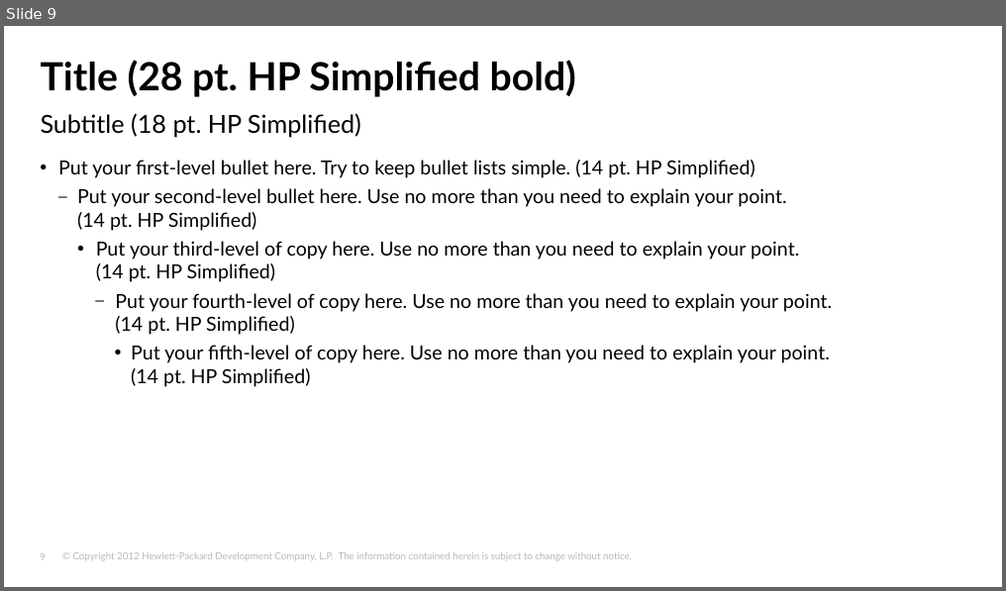
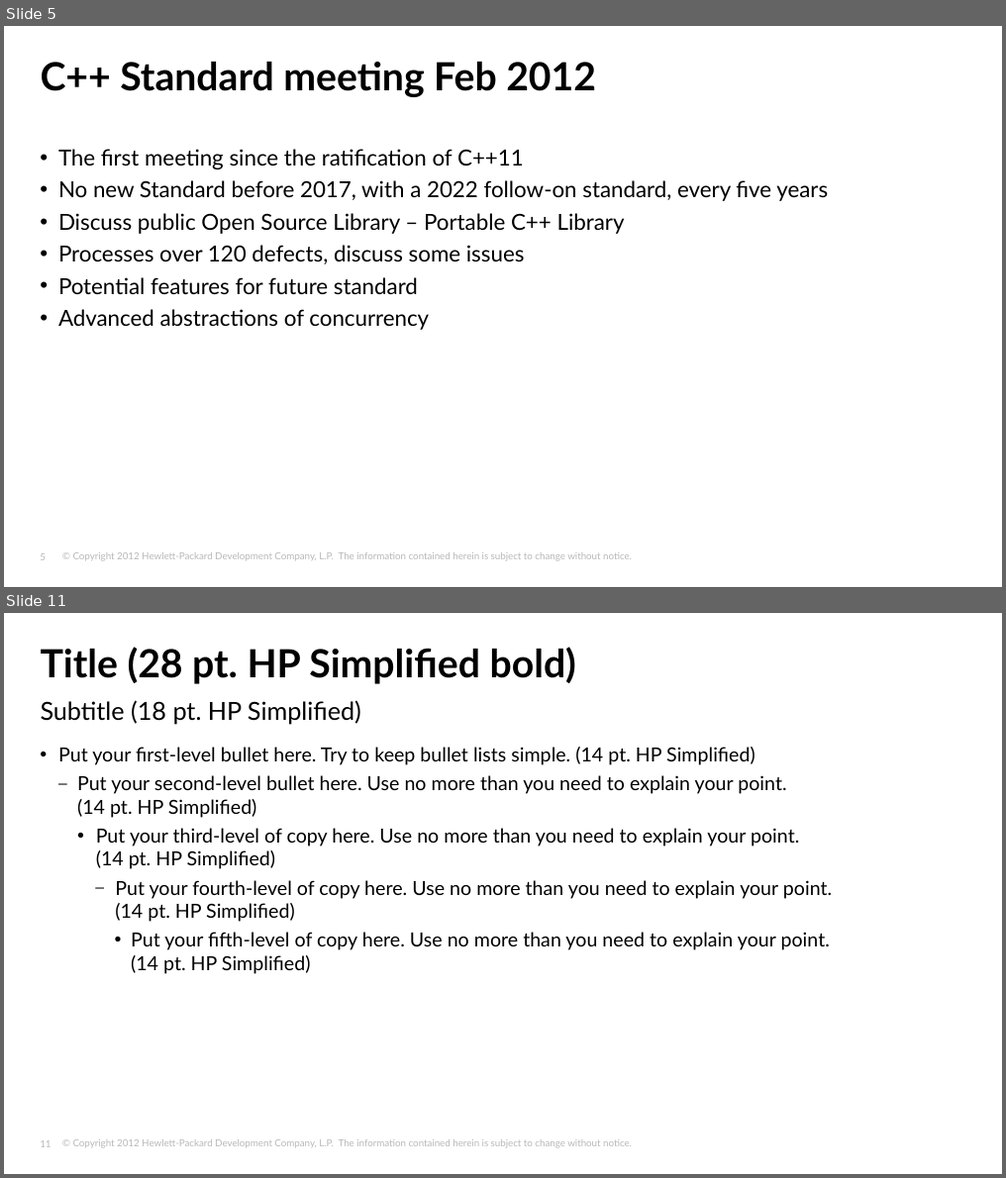
Before and after one commit to tjliupeng/CPP11, a slide deck: C++11.pptx. Shown one above the other, each under a label of ours: slide 9 before the commit, slides 5 and 11 after it; the slides between them are not shown. The pictures are 1006x591 and 1006x1178 pixels, drawn with LibreOffice and Linux fonts; fonts in the diff are those of the drawing; background and template pictures are left out. Boxes give left, top, right and bottom in pixels: in the first picture for what was removed or moved away, otherwise in the second. Text is boxed around its words. In the diff, an @@ line names an element or a change of style, - is before the commit and + after.

```diff
--- a/C++11.pptx
+++ b/C++11.pptx
@@ slide 5 added at (4, 26, 1002, 587), background #FFFFFF; not listed: 2 template elements that a slide beside it also shows @@
@@ title added at (41, 62, 596, 97), 28 pt, text #000000, bold @@
+C++ Standard meeting Feb 2012
@@ text added at (58, 149, 828, 330), 16 pt, text #000000 @@
+    • The first meeting since the ratification of C++11
+    • No new Standard before 2017, with a 2022 follow-on standard, every five years
+    • Discuss public Open Source Library – Portable C++ Library
+    • Processes over 120 defects, discuss some issues
+    • Potential features for future standard
+    • Advanced abstractions of concurrency
@@ what was slide 9 is now slide 11 @@
@@ page number at (40, 1141, 51, 1148): text changed @@
-9
+11
```
Also in this commit, not shown: 9 other slides added, 8 slides removed.
